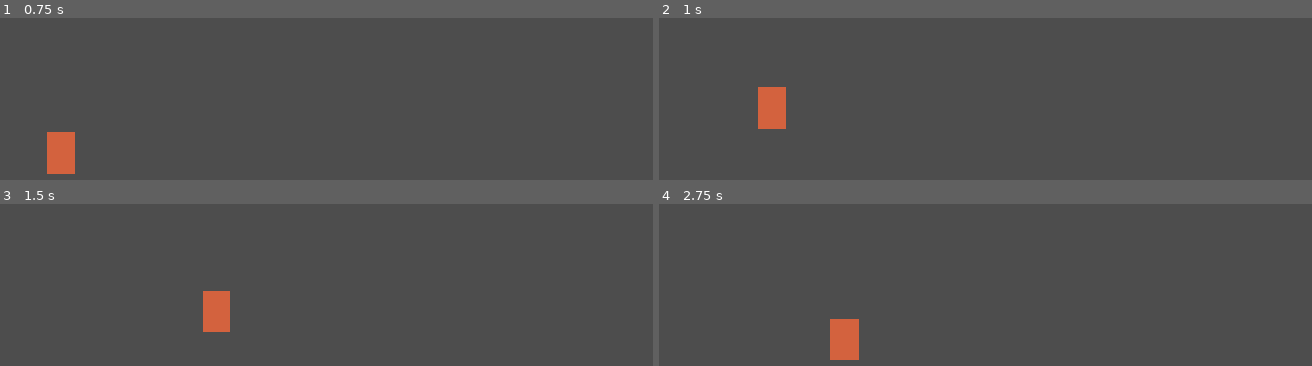
Above: before the commit, frames 1-4 (two rows, left to right).
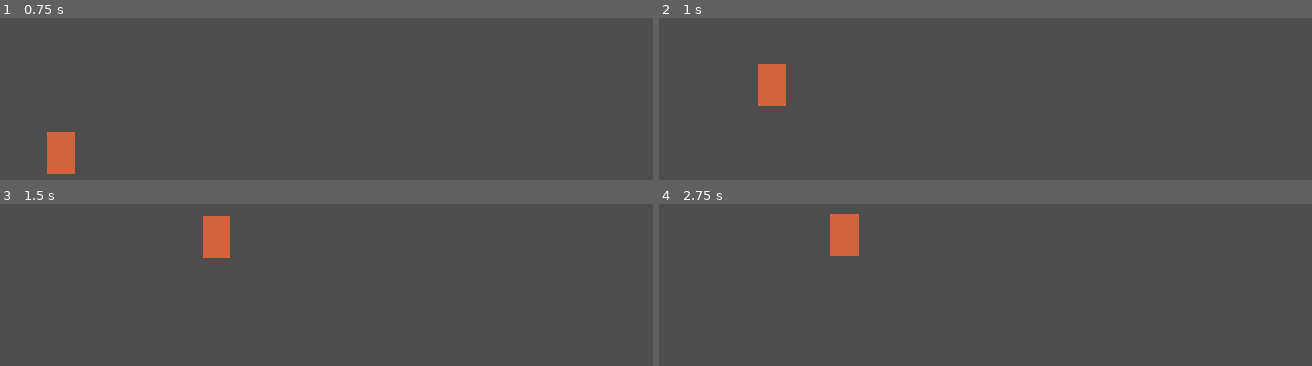
Above: after the commit, the same moments.

Repository: fredogosh-bot/TheGoodTheBadAndElTigreRevival
Game: Godot game, scene res://main.tscn
Same seed, same stepped clock (60 frames per second), same inputs: the game is played once before the commit and once after it.
Inputs:
- Up to frame 1 (0.75 s): hold Right (mover_derecha) from 0.53 s (still down); tap Down (bajar, bound only after the commit) at 0.6 s
- Up to frame 2 (1 s): keep holding Right (mover_derecha); tap Up (saltar) at 0.77, 0.8 s
- Up to frame 3 (1.5 s): keep holding Right (mover_derecha); tap Up (saltar) at 1.07, 1.35 s
- Up to frame 4 (2.75 s): tap Up (saltar) at 1.52, 1.82, 2.3 s; tap Down (bajar, bound only after the commit) at 1.55, 2.1 s; release Right (mover_derecha) at 2.03 s; hold Left (mover_izquierda) from 2.03 s (still down)

Frame 1 is identical in both runs. In frame 2, 1.2% of the frame differs, in the area x 15-20%, y 28-69%; in frame 3, 2.1%; in frame 4, 2.3%, in the area x 26-31%, y 6-97%.

Commit message:
Mecánicas de pared personalizadas: Agarre total, despegue con accion al bajar y rebote parabolico automático

Diff:
--- a/player.gd
+++ b/player.gd
@@ -2,7 +2,7 @@
 
 
 const SPEED = 300.0
-const JUMP_VELOCITY = -400.0
+const JUMP_VELOCITY = -550.0
 
 
 func _physics_process(delta: float) -> void:
@@ -15,16 +15,32 @@
 			#velocidad normal de caida libre
 			velocity += get_gravity() * delta
 
+
+	if is_on_wall():
+		var wall_normal = get_wall_normal()
+		var input_dir = Input.get_axis("mover_izquierda","mover_derecha")
+
+		# Despegue sutil bajo
+		if Input.is_action_just_pressed("bajar"):
+			velocity.x = wall_normal.x * SPEED * 1.2
+
+		# salto parabolico
+		if (wall_normal.x > 0 and input_dir > 0) or (wall_normal.x < 0 and input_dir < 0):
+			velocity.y = JUMP_VELOCITY
+			velocity.x = wall_normal.x * SPEED
+			print("Salto parabolico")
+
 	# Handle jump.
 	if Input.is_action_just_pressed("saltar"):
 		if is_on_floor():
 			#Salto normal desde el suelo
 			velocity.y = JUMP_VELOCITY
 		elif is_on_wall():
-			# salto de pared
+			# salto de pared con despegue sutil
 			velocity.y = JUMP_VELOCITY
 			var wall_normal = get_wall_normal()
-			velocity.x = wall_normal.x * SPEED * 1.5
+			velocity.x = wall_normal.x * SPEED * 1.2
+
 
 	# Get the input direction and handle the movement/deceleration.
 	# As good practice, you should replace UI actions with custom gameplay actions.
--- a/project.godot
+++ b/project.godot
@@ -25,19 +25,21 @@
 mover_izquierda={
 "deadzone": 0.2,
 "events": [Object(InputEventKey,"resource_local_to_scene":false,"resource_name":"","device":-1,"window_id":0,"alt_press …(195 unchanged characters)…
-, Object(InputEventKey,"resource_local_to_scene":false,"resource_name":"","device":-1,"window_id":0,"alt_pressed":false,"shift_pressed":false,"ctrl_pressed":false,"meta_pressed":false,"pressed":false,"keycode":0,"physical_keycode":65,"key_label":0,"unicode":97,"location":0,"echo":false,"script":null)
 ]
 }
 mover_derecha={
 "deadzone": 0.2,
 "events": [Object(InputEventKey,"resource_local_to_scene":false,"resource_name":"","device":-1,"window_id":0,"alt_press …(195 unchanged characters)…
-, Object(InputEventKey,"resource_local_to_scene":false,"resource_name":"","device":-1,"window_id":0,"alt_pressed":false,"shift_pressed":false,"ctrl_pressed":false,"meta_pressed":false,"pressed":false,"keycode":0,"physical_keycode":68,"key_label":0,"unicode":100,"location":0,"echo":false,"script":null)
 ]
 }
 saltar={
 "deadzone": 0.2,
 "events": [Object(InputEventKey,"resource_local_to_scene":false,"resource_name":"","device":-1,"window_id":0,"alt_press …(195 unchanged characters)…
-, Object(InputEventKey,"resource_local_to_scene":false,"resource_name":"","device":-1,"window_id":0,"alt_pressed":false,"shift_pressed":false,"ctrl_pressed":false,"meta_pressed":false,"pressed":false,"keycode":0,"physical_keycode":87,"key_label":0,"unicode":119,"location":0,"echo":false,"script":null)
+]
+}
+bajar={
+"deadzone": 0.2,
+"events": [Object(InputEventKey,"resource_local_to_scene":false,"resource_name":"","device":-1,"window_id":0,"alt_pressed":false,"shift_pressed":false,"ctrl_pressed":false,"meta_pressed":false,"pressed":false,"keycode":0,"physical_keycode":4194322,"key_label":0,"unicode":0,"location":0,"echo":false,"script":null)
 ]
 }
 
